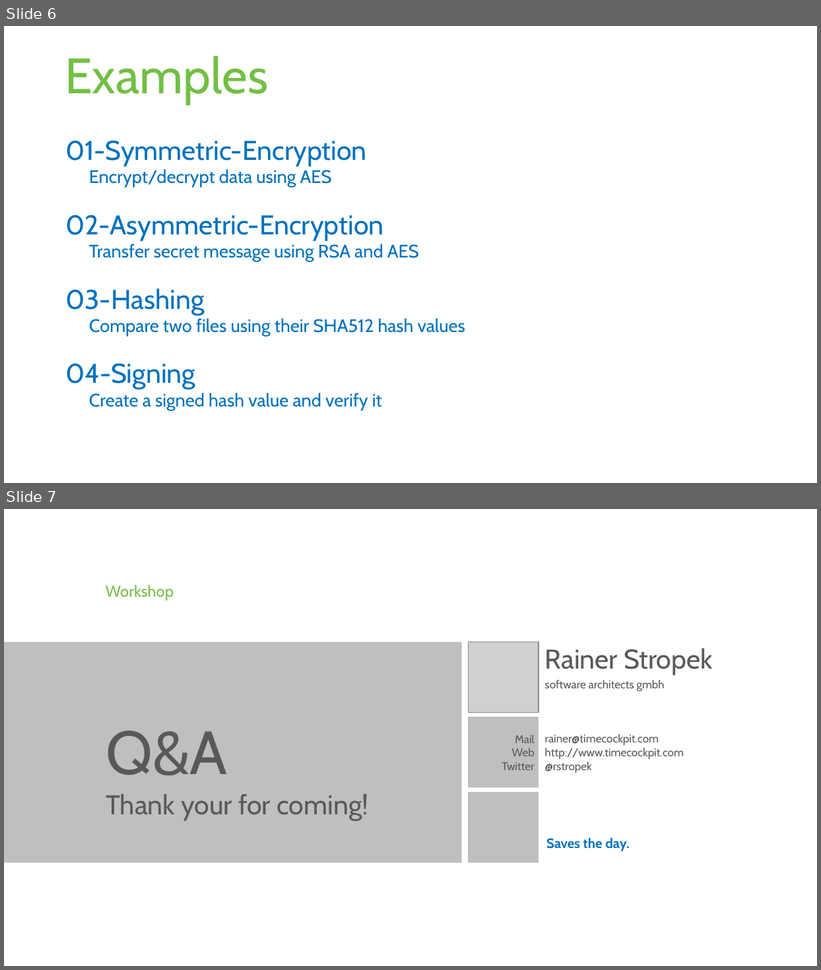
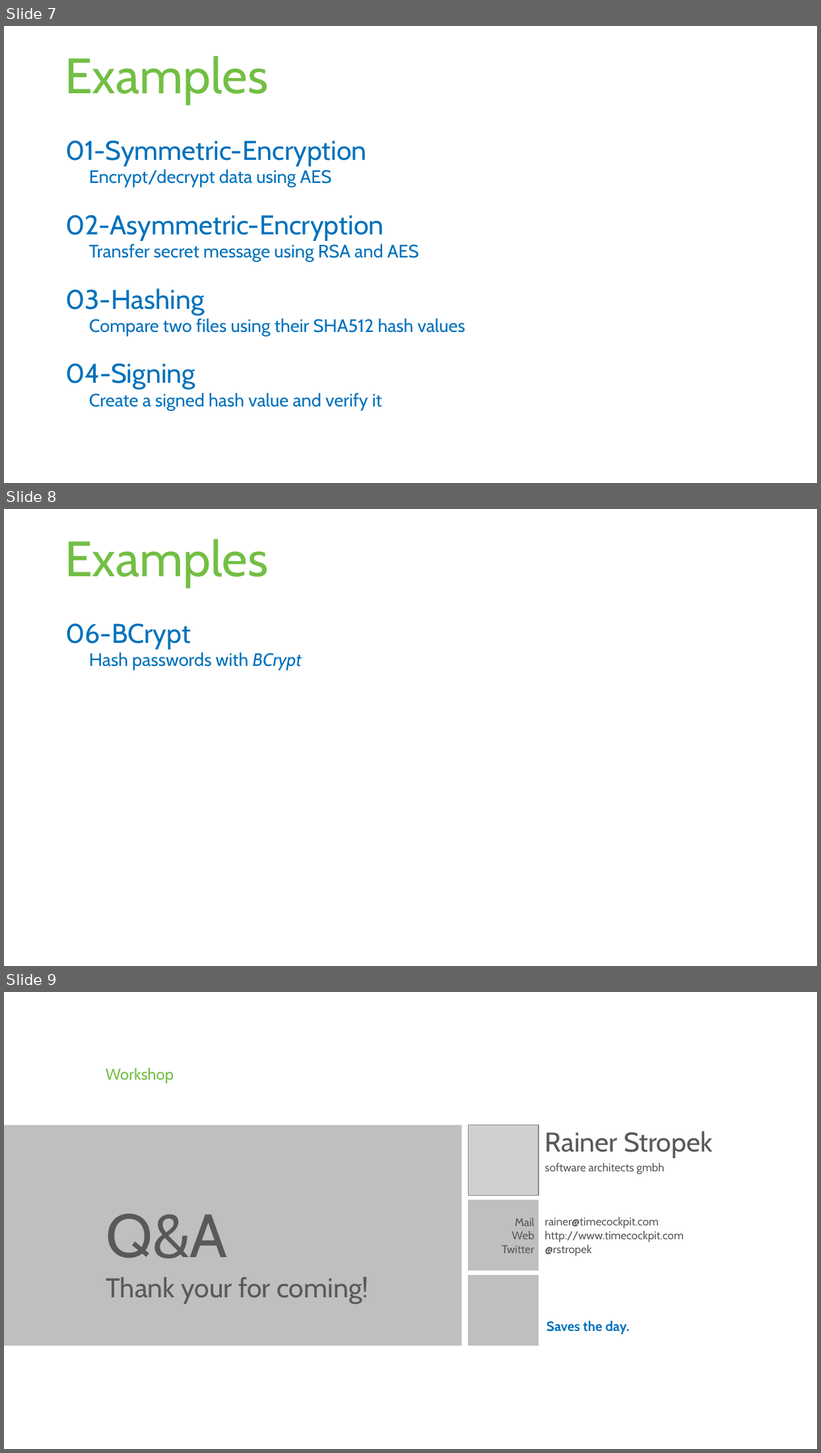
Before and after one commit to rstropek/SecureCodingDotNet, a slide deck: Slides/Secure-Coding-Dot-Net.pptx. Shown one above the other, each under a label of ours: slides 6 and 7 before the commit, slides 7, 8 and 9 after it. The pictures are 821x970 and 821x1453 pixels, drawn with LibreOffice and Linux fonts; fonts in the diff are those of the drawing; grey boxes stand for pictures; background and template pictures are left out. Boxes give left, top, right and bottom in pixels: in the first picture for what was removed or moved away, otherwise in the second. Text is boxed around its words. In the diff, an @@ line names an element or a change of style, - is before the commit and + after.

```diff
--- a/Slides/Secure-Coding-Dot-Net.pptx
+++ b/Slides/Secure-Coding-Dot-Net.pptx
@@ slide 8 added at [4, 509, 817, 966], background #FFFFFF @@
@@ title added at [65, 539, 268, 587], 44 pt, text #72BF44 @@
+Examples
@@ text added at [65, 623, 302, 670], 16 pt, text #0071BC @@
+06-BCrypt
+  Hash passwords with BCrypt
@@ what was slide 6 is now slide 7 @@
@@ what was slide 7 is now slide 9 @@
```
Also in this commit, not shown: 1 other slide added, 7 other files.
